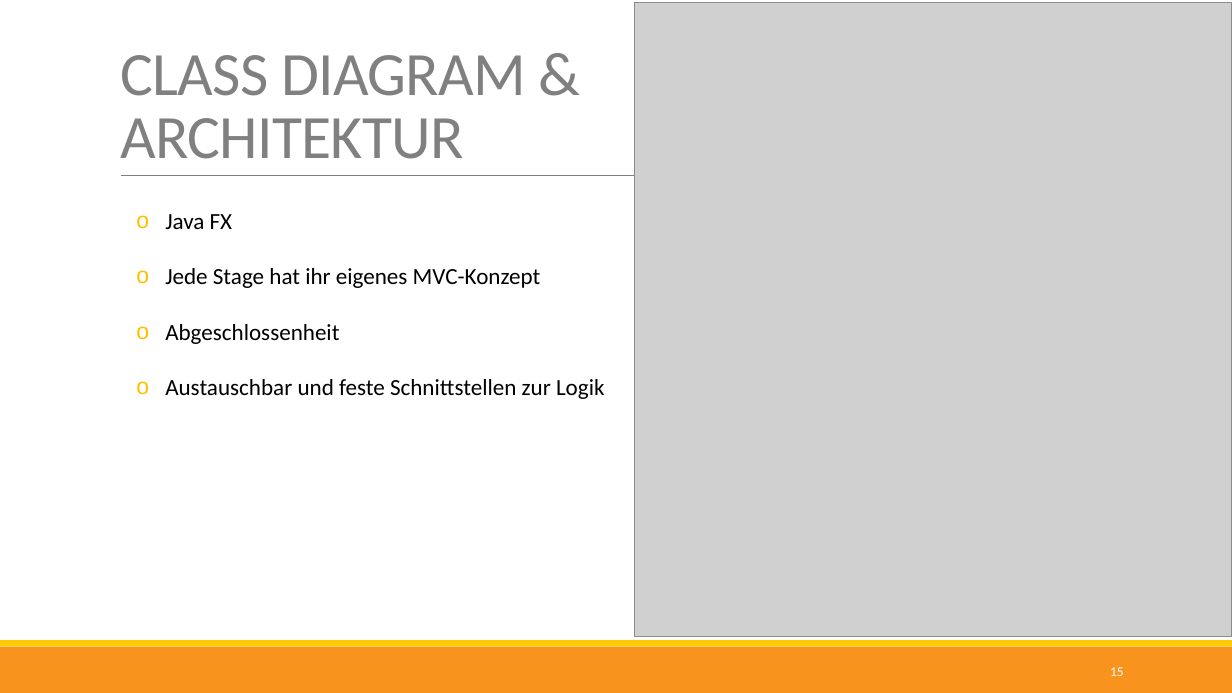
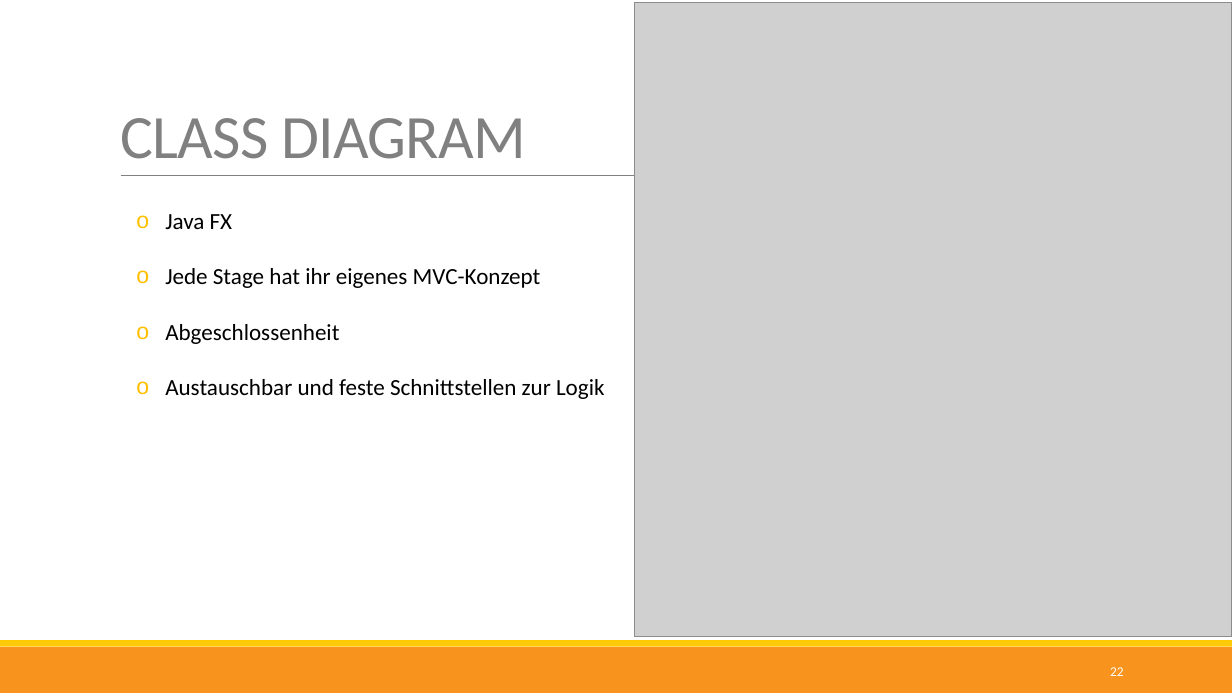
Before and after one commit to nappydevelopment/Nappy-the-ingenious-docs, a slide deck: slide 22 of presentation/Final/Final.pptx (slide 15 before the commit). Drawn at 1232x693 pixels with LibreOffice and Linux fonts; fonts in the diff are those of the drawing; grey boxes stand for pictures. Boxes give left, top, right and bottom in pixels: in the first picture for what was removed or moved away, otherwise in the second. Text is boxed around its words. In the diff, an @@ line names an element or a change of style, - is before the commit and + after.

```diff
--- a/presentation/Final/Final.pptx
+++ b/presentation/Final/Final.pptx
@@ title at (120,118,526,159): text changed @@
-CLASS DIAGRAM &
-ARCHITEKTUR
+CLASS DIAGRAM
@@ page number at (1110,667,1124,676): text changed @@
-15
+22
```
Also in this commit, not shown: 6 other slides changed, 6 slides added, 4 slides removed, 3 other files.
